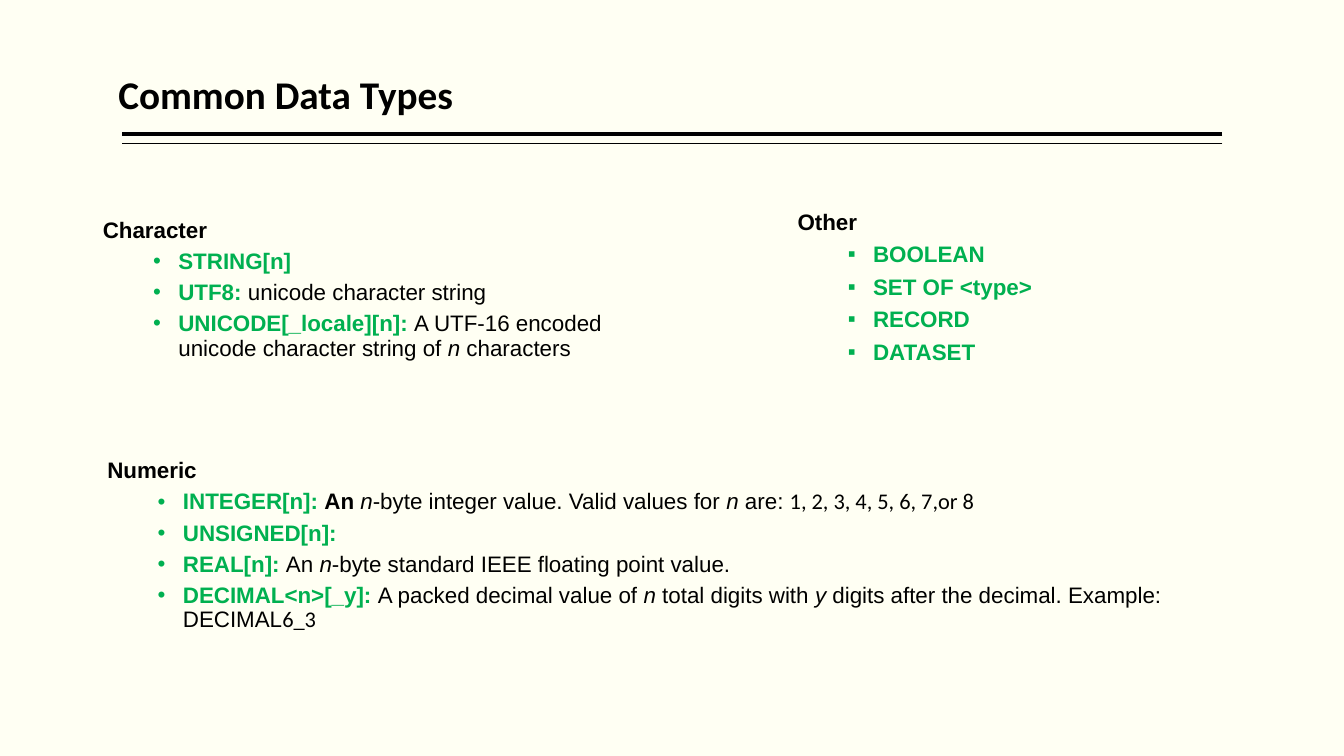
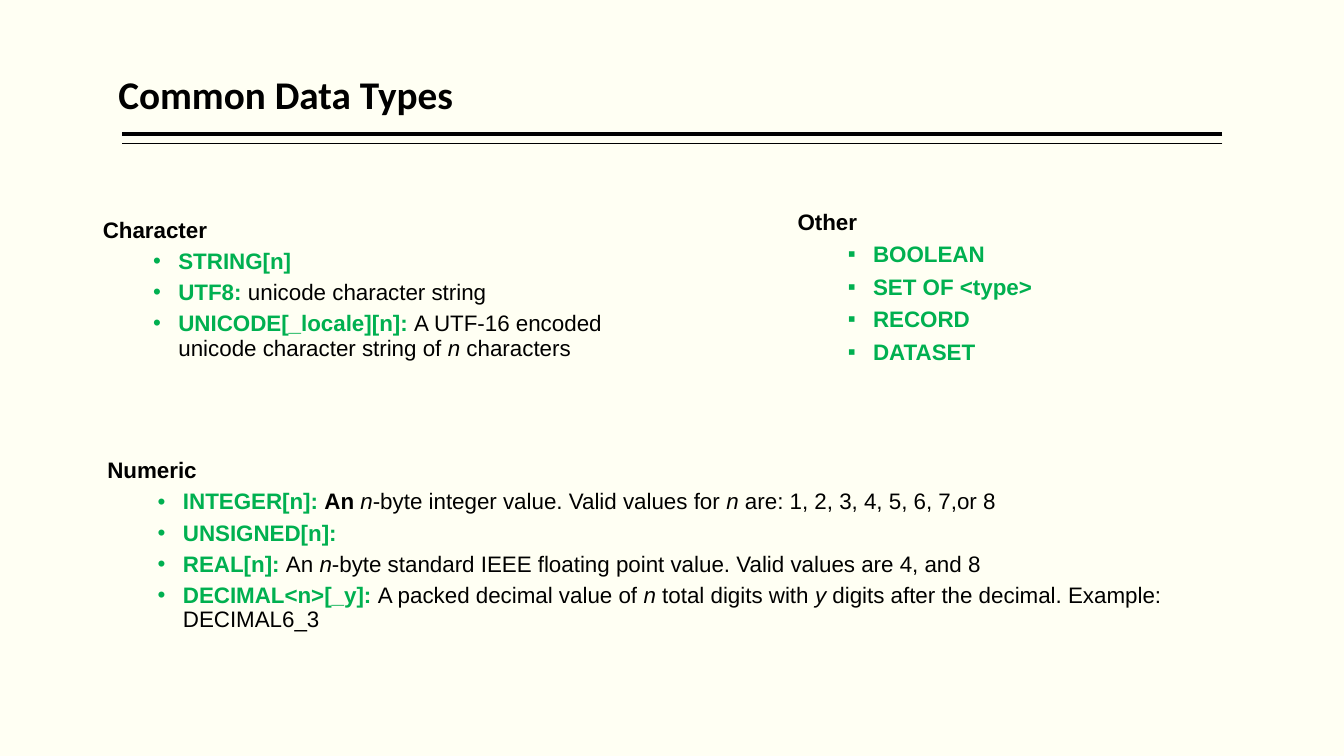
Before and after one commit to hpccsystems-solutions-lab/NCF-2021, a slide deck: slide 33 of BigData-ECL-NCF-2021.pptx. Drawn at 1344x756 pixels with LibreOffice and Linux fonts; fonts in the diff are those of the drawing. Boxes give left, top, right and bottom in pixels: in the first picture for what was removed or moved away, otherwise in the second. Text is boxed around its words. In the diff, an @@ line names an element or a change of style, - is before the commit and + after.

```diff
--- a/BigData-ECL-NCF-2021.pptx
+++ b/BigData-ECL-NCF-2021.pptx
@@ text at bbox=[183, 492, 1161, 632]: font Calibri to Arial in "1, 2, 3, 4, 5, 6, 7,or ...", "DECIMAL6_3" @@
@@ text at bbox=[183, 555, 980, 577]: text changed @@
-    • REAL[n]: An n-byte standard IEEE floating point value.
+    • REAL[n]: An n-byte standard IEEE floating point value. Valid values are 4, and 8
```
Also in this commit, not shown: 2 other slides changed, 4 other files.
